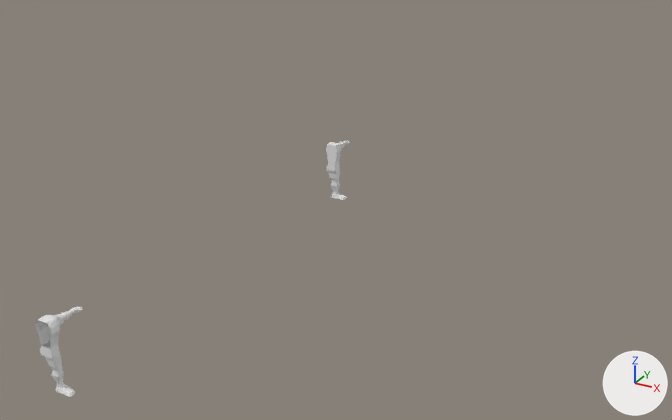
Two versions of the Blender file Monster001.blend, one commit apart.
The view is the same before and after, from a 50 mm lens placed at (10.8, -9.5, 9.5), pointed at (-0.4, 10.7, -0.6). Arrows for +X, +Y and +Z are at lower right; the lights stay in place. The older version comes first.
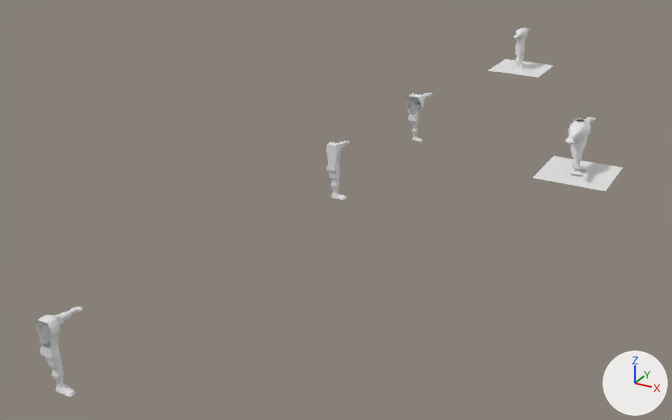
Pixel boxes (x1, y1, x2, y2) of what changed, in the pictures (672 x 420 px):
'Plane.004', added
    after: (533, 156, 623, 191)
'Plane.003', added
    after: (565, 117, 596, 175)
'Plane.006', added
    after: (488, 59, 554, 77)
'Plane.002', added
    after: (406, 93, 433, 142)
'Plane.005', added
    after: (513, 28, 531, 70)

Edits to the bpy script that builds the scene:
```text
Add me_plane_006:
    me_plane_006.from_pydata([(-1.0, -1.0, 0.0), (1.0, -1.0, 0.0), (-1.0, 1.0, 0.0), (1.0, 1.0, 0.0)], [], [(0, 1, 3, 2)])
Add me_plane_005:
    me_plane_005.from_pydata(...)  # 515 vertices, 489 faces; spans x -1.4..1.0, y -8.8..8.8, z 0.0..7.5
Add me_plane_003:
    me_plane_003.from_pydata(...)  # 598 vertices, 556 faces; spans x -1.7..0.9, y -12.3..12.3, z 0.2..7.5
Add me_plane_002:
    me_plane_002.from_pydata(...)  # 266 vertices, 245 faces; spans x -1.71..0.81, y -2.53..9.79, z 0.21..7.32
Add ob_plane_006:
    ob_plane_006 = bpy.data.objects.new('Plane.006', me_plane_006)
    ob_plane_006.location = (0.0, 25.0, 0.0)
Add ob_plane_005:
    ob_plane_005 = bpy.data.objects.new('Plane.005', me_plane_005)
    ob_plane_005.location = (0.0, 25.0, 0.0)
    ob_plane_005.scale = (0.2, 0.1, 0.2)
Add ob_plane_004:
    ob_plane_004 = bpy.data.objects.new('Plane.004', me_plane_006.copy())
    ob_plane_004.location = (5.0, 15.0, 0.0)
Add ob_plane_003:
    ob_plane_003 = bpy.data.objects.new('Plane.003', me_plane_003)
    ob_plane_003.location = (5.0, 15.0, 0.0)
    ob_plane_003.scale = (0.2, 0.1, 0.2)
Add ob_plane_002:
    ob_plane_002 = bpy.data.objects.new('Plane.002', me_plane_002)
    ob_plane_002.location = (0.0, 15.25, 0.0)
    ob_plane_002.scale = (0.2, 0.1, 0.2)
```
